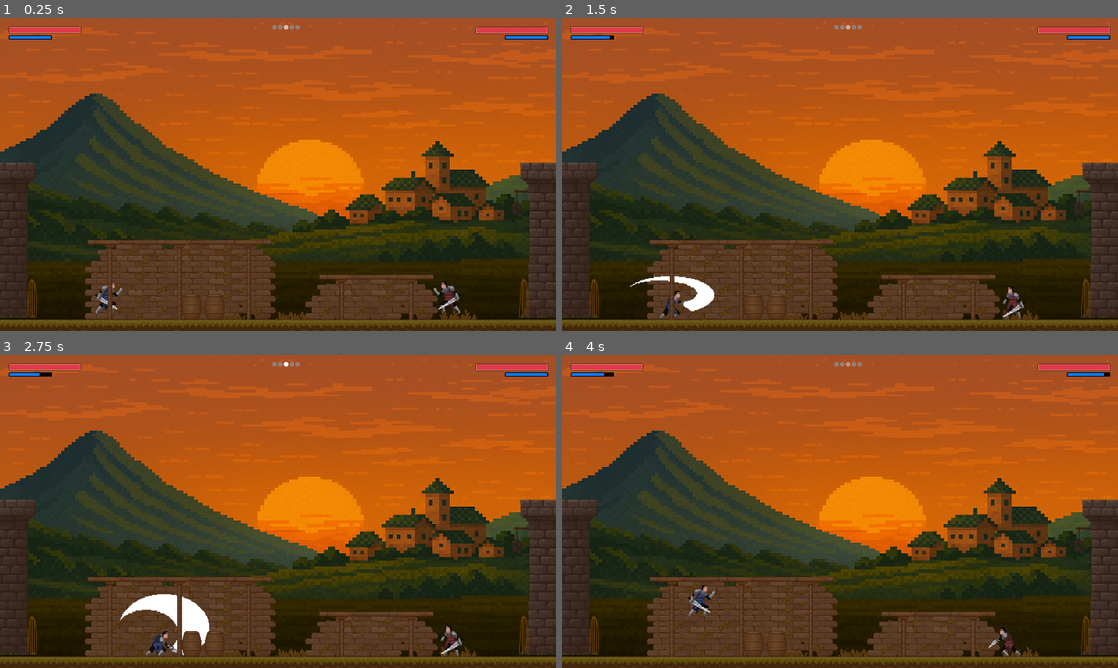
Above: before the commit, frames 1-4 (two rows, left to right).
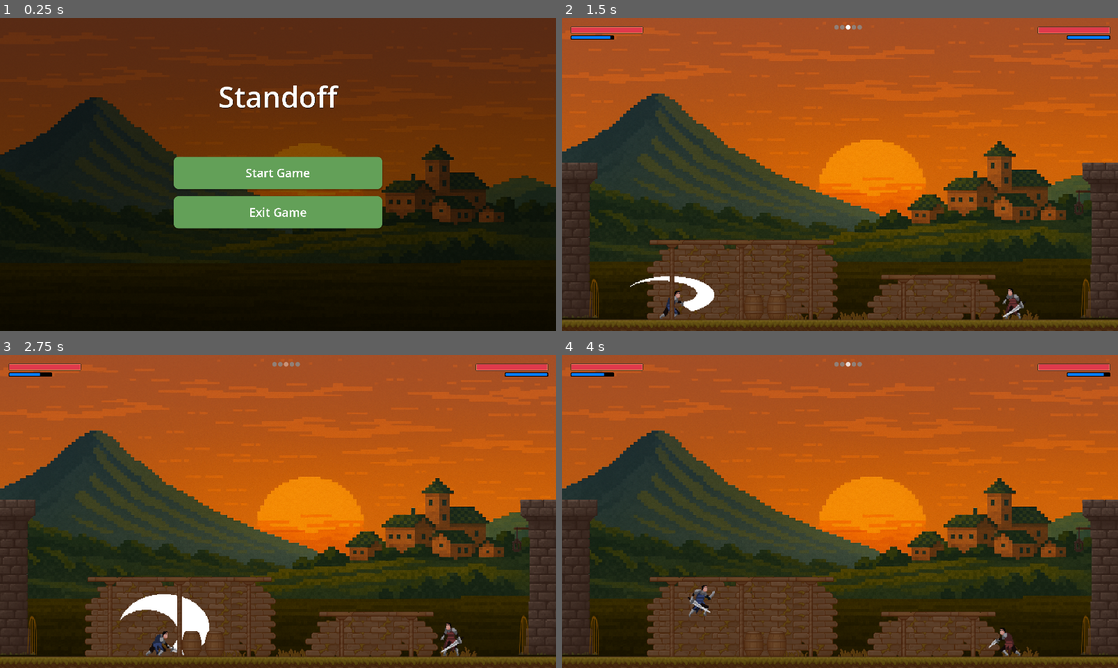
Above: after the commit, the same moments.

Repository: StandOffGameDevelopment/Standoff
Game: Godot game, scene res://Scenes/Elements/MainMenu.tscn
Two runs of this game, one before a commit and one after it. Both use one fixed random seed, a clock stepped at 60 frames per second and the inputs below. Before the commit the project starts from res://Scenes/Elements/game.tscn.
Inputs (mouse positions are in pixels of both pictures, inside the frame that each line leads up to):
- Up to frame 1 (0.25 s): no input
- Up to frame 2 (1.5 s): click (840, 171) at 0.5 s, where only the run after the commit has a clickable "Start Game"; hold D (P1_MoveRight) from 1.28 s (still down); hold X (P1_AttackFront) from 1.28 s (still down)
- Up to frame 3 (2.75 s): keep holding D (P1_MoveRight); tap W (P1_Jump) at 1.52, 2.27 s; release X (P1_AttackFront) at 2.03 s; tap V (P1_AttackHeavy) at 2.1 s
- Up to frame 4 (4 s): release D (P1_MoveRight) at 2.78 s; hold A (P1_MoveLeft) 2.78-3.53 s; hold , (P2_AttackBack) 2.78-3.53 s; hold D (P1_MoveRight) from 3.53 s (still down); tap M (P2_AttackFront) at 3.6 s; tap W (P1_Jump) at 3.77 s

The runs differ from the first frame. In frame 1, 83% of the frame differs, in the area x 0-100%, y 0-100%; in frame 2, less than 0.1%; in frame 3, 0.2%; in frame 4, less than 0.1%.

Commit message:
Added main menu

Diff:
--- /dev/null
+++ b/Scenes/Elements/MainMenu.tscn
@@ -0,0 +1,124 @@
+[gd_scene load_steps=8 format=3 uid="uid://c5dy81lwb4lm1"]
+
+[ext_resource type="Script" uid="uid://c755pgtt12hcu" path="res://Scripts/main_menu.gd" id="1_853f1"]
+[ext_resource type="Texture2D" uid="uid://bo558yj0hlgrb" path="res://Assets/Background/MiddleMap.png" id="2_8saeu"]
+
+[sub_resource type="StyleBoxTexture" id="StyleBoxTexture_ghw46"]
+texture = ExtResource("2_8saeu")
+modulate_color = Color(0.5409905, 0.5409905, 0.5409905, 1)
+
+[sub_resource type="StyleBoxFlat" id="StyleBoxFlat_bnhvo"]
+bg_color = Color(0.3894028, 0.6267328, 0.34587327, 1)
+corner_radius_top_left = 16
+corner_radius_top_right = 16
+corner_radius_bottom_right = 16
+corner_radius_bottom_left = 16
+shadow_color = Color(0, 0, 0, 0.20392157)
+shadow_size = 5
+shadow_offset = Vector2(0, 3.41)
+
+[sub_resource type="StyleBoxFlat" id="StyleBoxFlat_df05h"]
+bg_color = Color(0.120227985, 0.2202316, 0.10220636, 1)
+corner_radius_top_left = 16
+corner_radius_top_right = 16
+corner_radius_bottom_right = 16
+corner_radius_bottom_left = 16
+shadow_color = Color(0, 0, 0, 0.20392157)
+shadow_size = 5
+shadow_offset = Vector2(0, 3.41)
+
+[sub_resource type="StyleBoxFlat" id="StyleBoxFlat_8um5k"]
+bg_color = Color(0.20626721, 0.35428876, 0.17959067, 1)
+corner_radius_top_left = 16
+corner_radius_top_right = 16
+corner_radius_bottom_right = 16
+corner_radius_bottom_left = 16
+shadow_color = Color(0, 0, 0, 0.20392157)
+shadow_size = 5
+shadow_offset = Vector2(0, 3.41)
+
+[sub_resource type="StyleBoxEmpty" id="StyleBoxEmpty_xim88"]
+
+[node name="MainMenu" type="Control"]
+layout_mode = 3
+anchors_preset = 15
+anchor_right = 1.0
+anchor_bottom = 1.0
+grow_horizontal = 2
+grow_vertical = 2
+script = ExtResource("1_853f1")
+
+[node name="Panel" type="Panel" parent="."]
+layout_mode = 1
+anchors_preset = 15
+anchor_right = 1.0
+anchor_bottom = 1.0
+grow_horizontal = 2
+grow_vertical = 2
+theme_override_styles/panel = SubResource("StyleBoxTexture_ghw46")
+
+[node name="VBoxContainer" type="VBoxContainer" parent="."]
+layout_mode = 1
+anchors_preset = 8
+anchor_left = 0.5
+anchor_top = 0.5
+anchor_right = 0.5
+anchor_bottom = 0.5
+offset_left = -360.0
+offset_top = -61.0
+offset_right = 360.0
+offset_bottom = 186.0
+grow_horizontal = 2
+grow_vertical = 2
+theme_override_constants/separation = 25
+
+[node name="Button" type="Button" parent="VBoxContainer"]
+layout_mode = 2
+size_flags_vertical = 3
+theme_override_colors/font_color = Color(1, 1, 1, 1)
+theme_override_colors/font_focus_color = Color(1, 1, 1, 1)
+theme_override_colors/font_pressed_color = Color(1, 1, 1, 1)
+theme_override_colors/font_hover_color = Color(1, 1, 1, 1)
+theme_override_font_sizes/font_size = 41
+theme_override_styles/normal = SubResource("StyleBoxFlat_bnhvo")
+theme_override_styles/pressed = SubResource("StyleBoxFlat_df05h")
+theme_override_styles/hover = SubResource("StyleBoxFlat_8um5k")
+theme_override_styles/focus = SubResource("StyleBoxEmpty_xim88")
+text = "Start Game"
+
+[node name="Button2" type="Button" parent="VBoxContainer"]
+layout_mode = 2
+size_flags_vertical = 3
+theme_override_colors/font_color = Color(1, 1, 1, 1)
+theme_override_colors/font_focus_color = Color(1, 1, 1, 1)
+theme_override_colors/font_pressed_color = Color(1, 1, 1, 1)
+theme_override_colors/font_hover_color = Color(1, 1, 1, 1)
+theme_override_font_sizes/font_size = 41
+theme_override_styles/normal = SubResource("StyleBoxFlat_bnhvo")
+theme_override_styles/pressed = SubResource("StyleBoxFlat_df05h")
+theme_override_styles/hover = SubResource("StyleBoxFlat_8um5k")
+theme_override_styles/focus = SubResource("StyleBoxEmpty_xim88")
+text = "Exit Game"
+
+[node name="Label" type="Label" parent="."]
+layout_mode = 1
+anchors_preset = 8
+anchor_left = 0.5
+anchor_top = 0.5
+anchor_right = 0.5
+anchor_bottom = 0.5
+offset_left = -65.25
+offset_top = -295.0
+offset_right = 65.25
+offset_bottom = -245.0
+grow_horizontal = 2
+grow_vertical = 2
+theme_override_colors/font_shadow_color = Color(0, 0, 0, 1)
+theme_override_constants/paragraph_spacing = 30
+theme_override_font_sizes/font_size = 100
+text = "Standoff"
+horizontal_alignment = 1
+vertical_alignment = 1
+
+[connection signal="pressed" from="VBoxContainer/Button" to="." method="_on_start_pressed"]
+[connection signal="pressed" from="VBoxContainer/Button2" to="." method="_on_exit_pressed"]
--- /dev/null
+++ b/Scripts/main_menu.gd
@@ -0,0 +1,7 @@
+extends Control
+
+func _on_start_pressed() -> void:
+	get_tree().change_scene_to_file("res://Scenes/Elements/game.tscn")
+
+func _on_exit_pressed() -> void:
+	get_tree().quit()
--- a/project.godot
+++ b/project.godot
@@ -11,7 +11,7 @@
 [application]
 
 config/name="StandOffGodot"
-run/main_scene="uid://8qawkdq3u8c0"
+run/main_scene="uid://c5dy81lwb4lm1"
 config/features=PackedStringArray("4.5", "Forward Plus")
 config/icon="res://icon.svg"
 
Not shown, added: Scripts/main_menu.gd.uid
